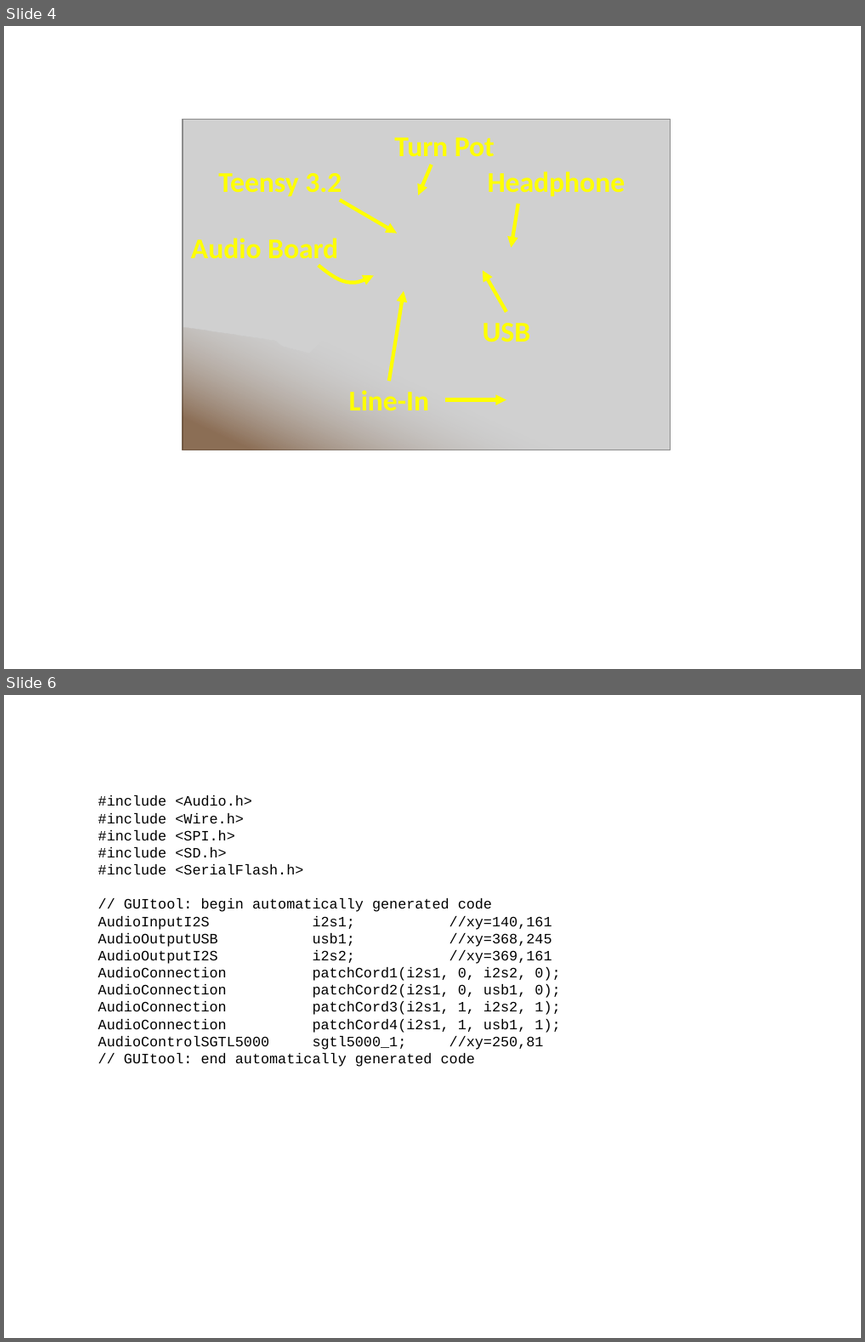
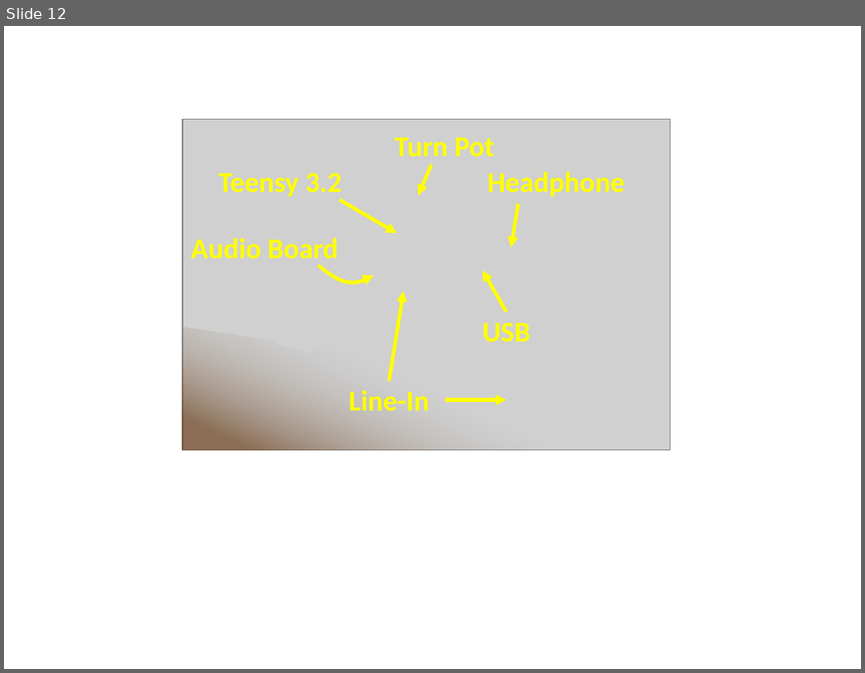
Before and after one commit to chipaudette/OpenAudio_blog, a slide deck: 2016-10-24 Teensy Audio USB/Figures for Blog/Figures.pptx. Shown one above the other, each under a label of ours: slides 4 and 6 before the commit, slide 12 after it; the slides between them are not shown. The pictures are 865x1342 and 865x673 pixels, drawn with LibreOffice and Linux fonts; fonts in the diff are those of the drawing; grey boxes stand for pictures. Boxes give left, top, right and bottom in pixels: in the first picture for what was removed or moved away, otherwise in the second. Text is boxed around its words. In the diff, an @@ line names an element or a change of style, - is before the commit and + after.

Commit message:
TeensyAudioUSB: new figures for the blog

```diff
--- a/2016-10-24 Teensy Audio USB/Figures for Blog/Figures.pptx
+++ b/2016-10-24 Teensy Audio USB/Figures for Blog/Figures.pptx
@@ slide 6 removed at (4,695,861,1338), background #FFFFFF @@
@@ text removed at (98,795,560,1066) @@
-#include <Audio.h>
-#include <Wire.h>
-#include <SPI.h>
-#include <SD.h>
-#include <SerialFlash.h>
-// GUItool: begin automatically generated code
-AudioInputI2S i2s1; //xy=140,161
-AudioOutputUSB usb1; //xy=368,245
-AudioOutputI2S i2s2; //xy=369,161
-AudioConnection patchCord1(i2s1, 0, i2s2, 0);
-AudioConnection patchCord2(i2s1, 0, usb1, 0);
-AudioConnection patchCord3(i2s1, 1, i2s2, 1);
-AudioConnection patchCord4(i2s1, 1, usb1, 1);
-AudioControlSGTL5000 sgtl5000_1; //xy=250,81
-// GUItool: end automatically generated code
@@ what was slide 4 is now slide 12 @@
```
Also in this commit, not shown: 2 slides changed, 9 slides added, 5 other slides removed, 23 other files.
